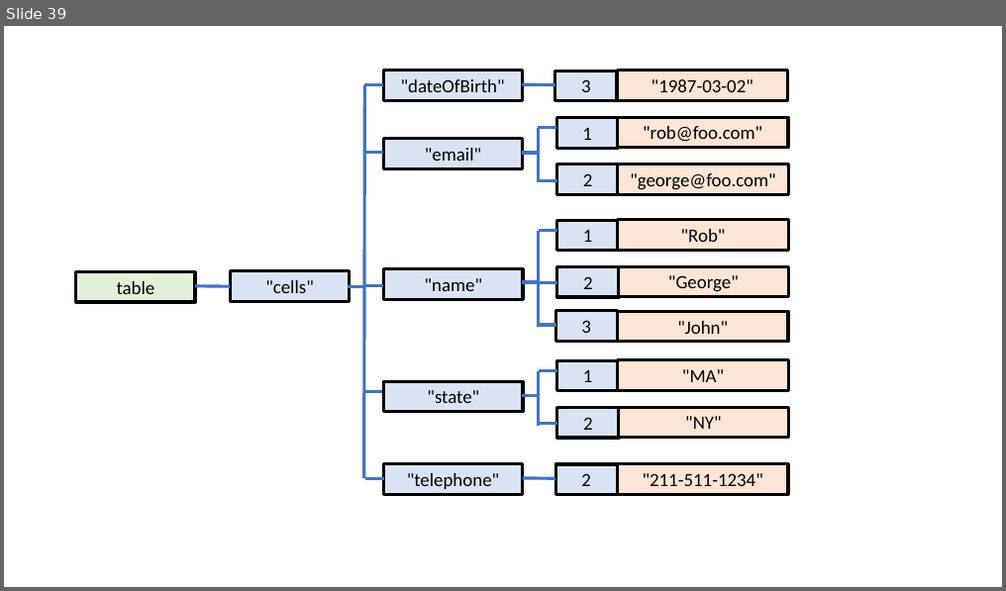
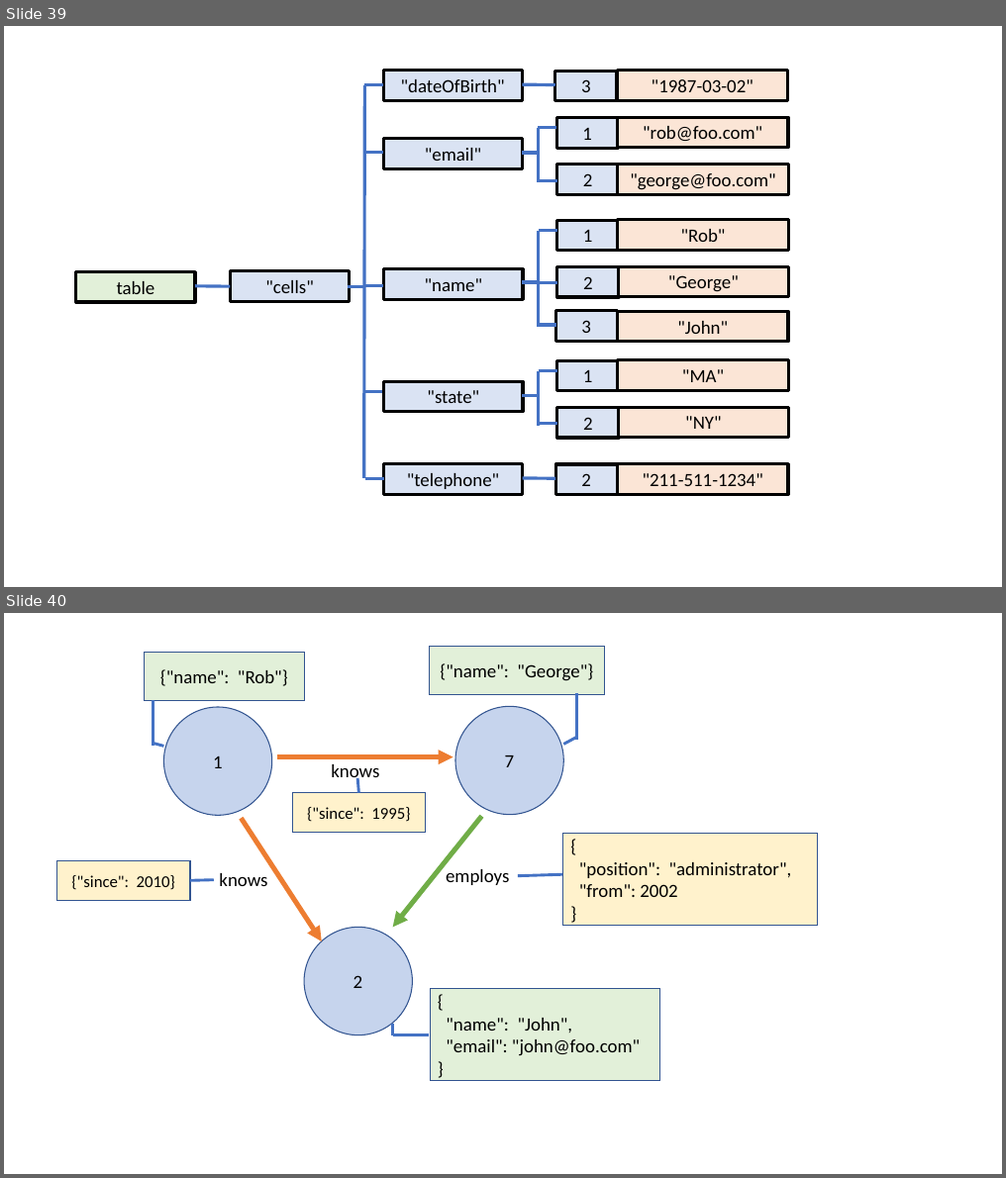
Before and after one commit to robtweed/global_storage, a slide deck: diagrams/global_storage.pptx. Shown one above the other, each under a label of ours: slide 39 before the commit, slides 39 and 40 after it. The pictures are 1006x591 and 1006x1178 pixels, drawn with LibreOffice and Linux fonts; fonts in the diff are those of the drawing. Boxes give left, top, right and bottom in pixels: in the first picture for what was removed or moved away, otherwise in the second. Text is boxed around its words. In the diff, an @@ line names an element or a change of style, - is before the commit and + after.

```diff
--- a/diagrams/global_storage.pptx
+++ b/diagrams/global_storage.pptx
@@ slide 40 added at (4, 613, 1002, 1174), background #FFFFFF @@
@@ rectangle added at (144, 652, 304, 700), fill #E2F0D9, outline #325491 1 pt, 18 pt, text #000000 @@
+{"name": "Rob"}
@@ rectangle added at (430, 647, 605, 694), fill #E2F0D9, outline #325491 1 pt, 18 pt, text #000000 @@
+{"name": "George"}
@@ line added from (152, 700) to (152, 747), #4472C4 2.75 pt @@
@@ line added from (576, 694) to (576, 740), #4472C4 2.75 pt @@
@@ ellipse added at (164, 707, 272, 816), fill #4472C4 at 30% opacity, outline #325491 1 pt @@
@@ ellipse added at (455, 707, 564, 815), fill #4472C4 at 30% opacity, outline #325491 1 pt @@
@@ line added from (152, 744) to (164, 747), #4472C4 2.75 pt @@
@@ text added at (213, 757, 223, 768), 18 pt, text #000000 @@
+1
@@ arrow added from (277, 758) to (453, 758), #ED7D31 4.75 pt @@
@@ text added at (505, 756, 515, 767), 18 pt, text #000000 @@
+7
@@ line added from (576, 738) to (564, 744), #4472C4 2.75 pt @@
@@ text added at (331, 764, 379, 782), 18 pt, text #000000 @@
+knows
@@ line added from (358, 792) to (357, 778), #4472C4 2.75 pt @@
@@ arrow added from (242, 818) to (322, 942), #ED7D31 4.75 pt @@
@@ rectangle added at (292, 792, 426, 832), fill #FFF2CC, outline #325491 1 pt, 16 pt, text #000000 @@
+{"since": 1995}
@@ arrow added from (481, 816) to (392, 928), #70AD47 4.75 pt @@
@@ rectangle added at (563, 833, 818, 925), fill #FFF2CC, outline #325491 1 pt, 18 pt, text #000000 @@
+{
+"position": "administrator",
+"from": 2002
+}
@@ rectangle added at (57, 861, 190, 900), fill #FFF2CC, outline #325491 1 pt, 16 pt, text #000000 @@
+{"since": 2010}
@@ text added at (219, 873, 267, 886), 18 pt, text #000000 @@
+knows
@@ text added at (446, 869, 509, 885), 18 pt, text #000000 @@
+employs
@@ line added from (518, 875) to (562, 875), #4472C4 2.75 pt @@
@@ line added from (190, 881) to (214, 880), #4472C4 2.75 pt @@
@@ ellipse added at (304, 928, 413, 1036), fill #4472C4 at 30% opacity, outline #325491 1 pt @@
@@ text added at (353, 975, 363, 988), 18 pt, text #000000 @@
+2
@@ rectangle added at (430, 989, 660, 1081), fill #E2F0D9, outline #325491 1 pt, 18 pt, text #000000 @@
+{
+"name": "John",
+"email": "john@foo.com"
+}
@@ line added from (392, 1025) to (392, 1035), #4472C4 2.75 pt @@
@@ line added from (392, 1035) to (430, 1035), #4472C4 2.75 pt @@
```
Also in this commit, not shown: 2 other slides added, 4 other files.
